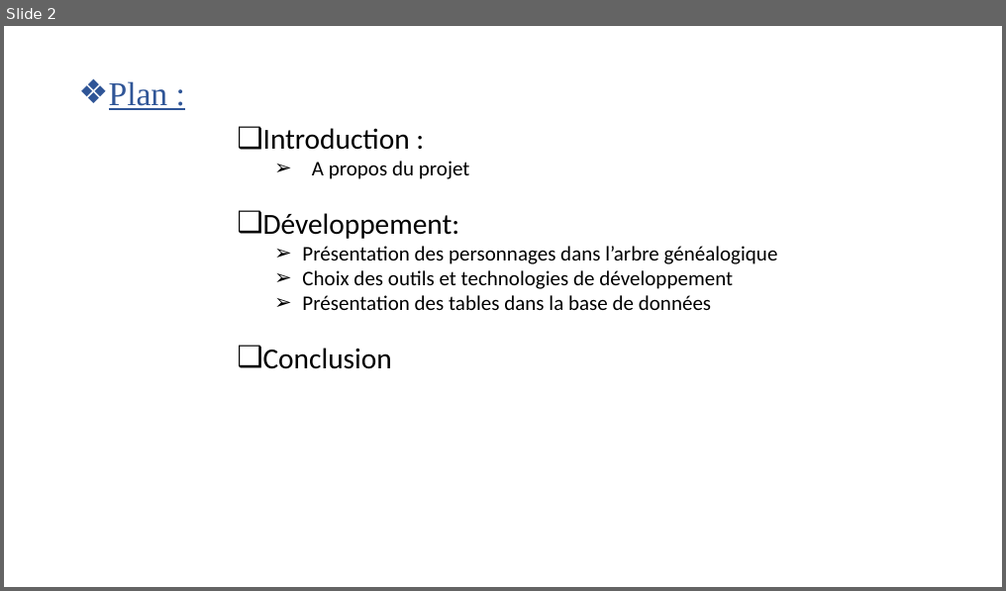
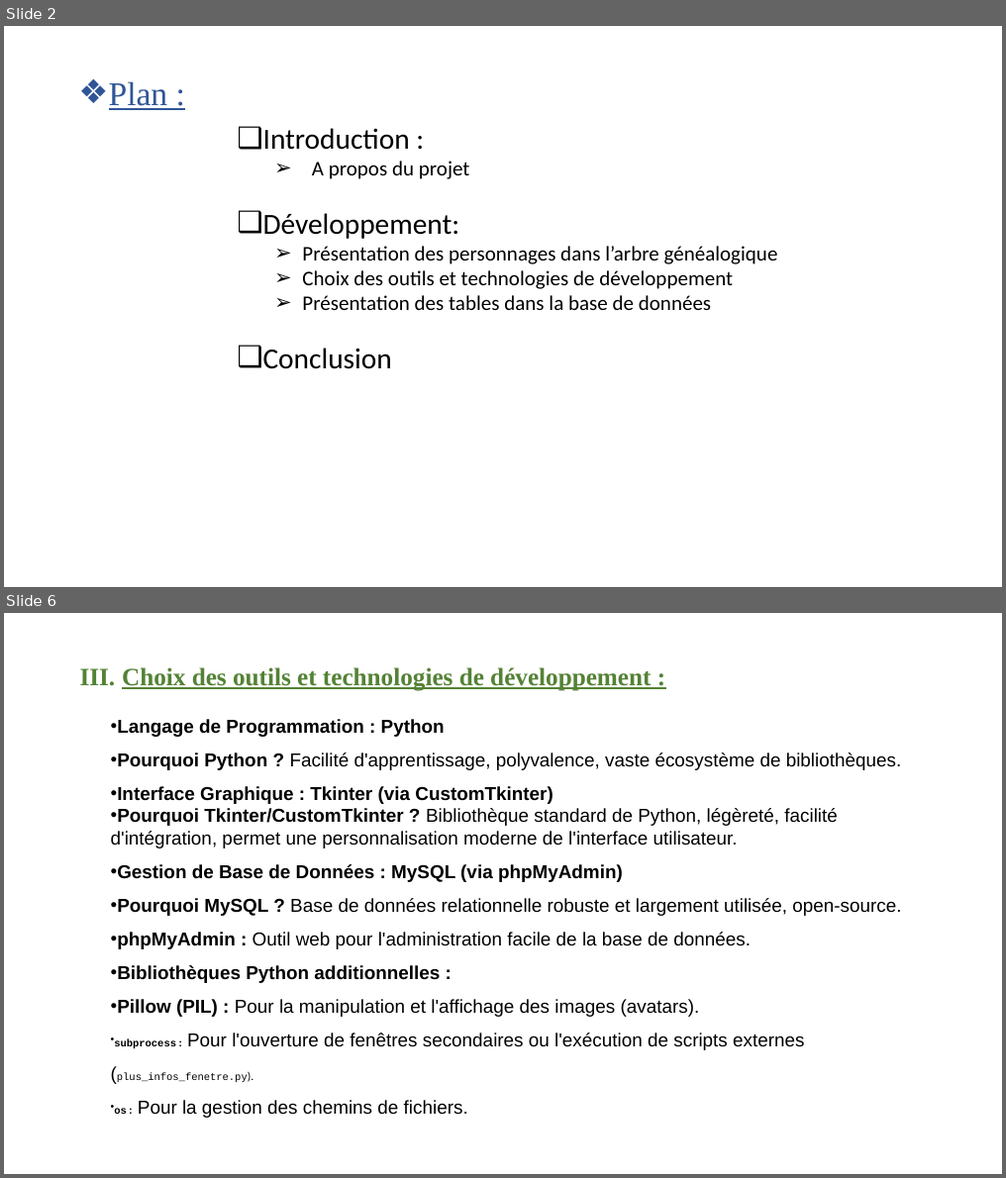
Before and after one commit to Zidaneravilimita/Arbre-genealogique, a slide deck: Présentation PP.pptx. Shown one above the other, each under a label of ours: slide 2 before the commit, slides 2 and 6 after it; the slides between them are not shown. The pictures are 1006x591 and 1006x1178 pixels, drawn with LibreOffice and Linux fonts; fonts in the diff are those of the drawing. Boxes give left, top, right and bottom in pixels: in the first picture for what was removed or moved away, otherwise in the second. Text is boxed around its words. In the diff, an @@ line names an element or a change of style, - is before the commit and + after.

```diff
--- a/Présentation PP.pptx
+++ b/Présentation PP.pptx
@@ slide 6 added at bbox=[4, 613, 1002, 1174], background #FFFFFF @@
@@ text added at bbox=[122, 667, 650, 691], 24 pt, text #548235, bold, underline @@
+III. Choix des outils et technologies de développement :
@@ text added at bbox=[111, 719, 902, 1118], 18 pt, text #000000 @@
+• Langage de Programmation : Python
+• Pourquoi Python ? Facilité d'apprentissage, polyvalence, vaste écosystème de bibliothèques.
+• Interface Graphique : Tkinter (via CustomTkinter)
+• Pourquoi Tkinter/CustomTkinter ? Bibliothèque standard de Python, légèreté, facilité d'intégration, permet une personnalisation moderne de l'interface utilisateur.
+• Gestion de Base de Données : MySQL (via phpMyAdmin)
+• Pourquoi MySQL ? Base de données relationnelle robuste et largement utilisée, open-source.
+• phpMyAdmin : Outil web pour l'administration facile de la base de données.
+• Bibliothèques Python additionnelles :
+• Pillow (PIL) : Pour la manipulation et l'affichage des images (avatars).
+• subprocess : Pour l'ouverture de fenêtres secondaires ou l'exécution de scripts externes (plus_infos_fenetre.py).
+• os : Pour la gestion des chemins de fichiers.
```
Also in this commit, not shown: 6 other slides added, 3 slides removed, 3 other files.
